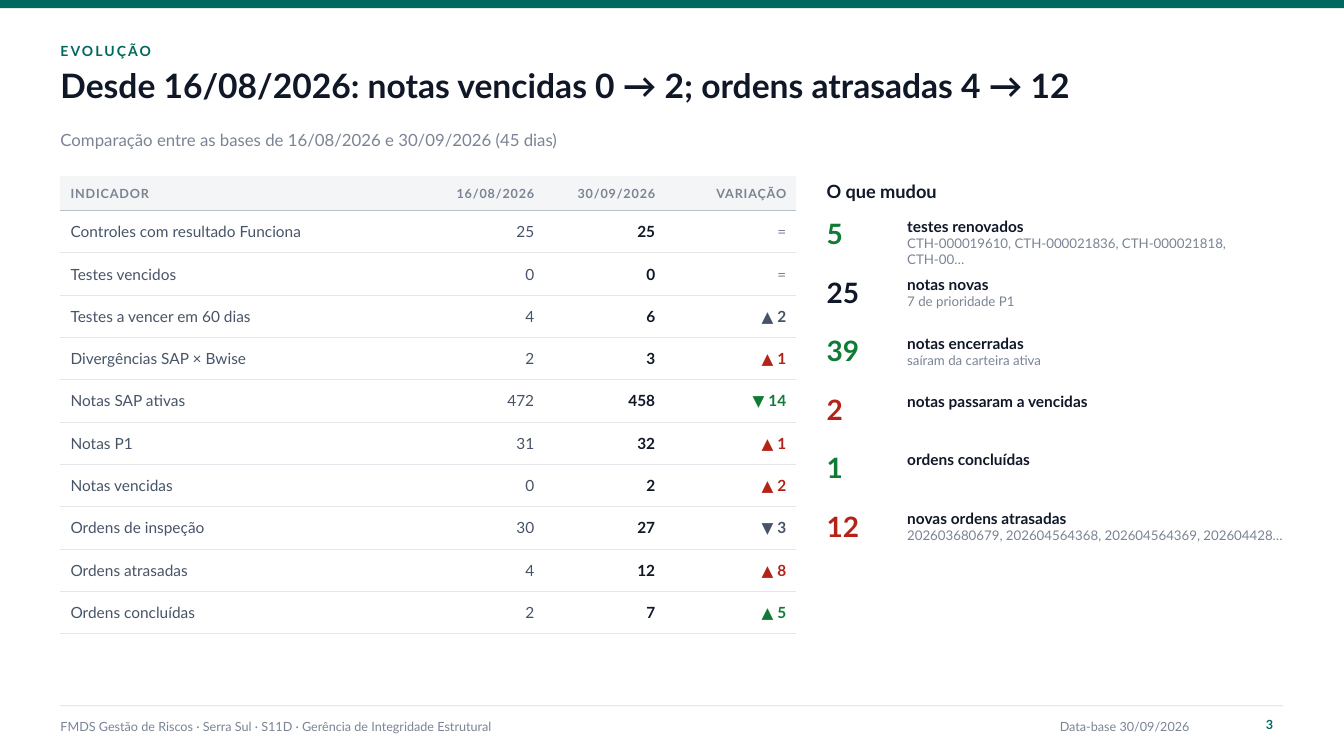
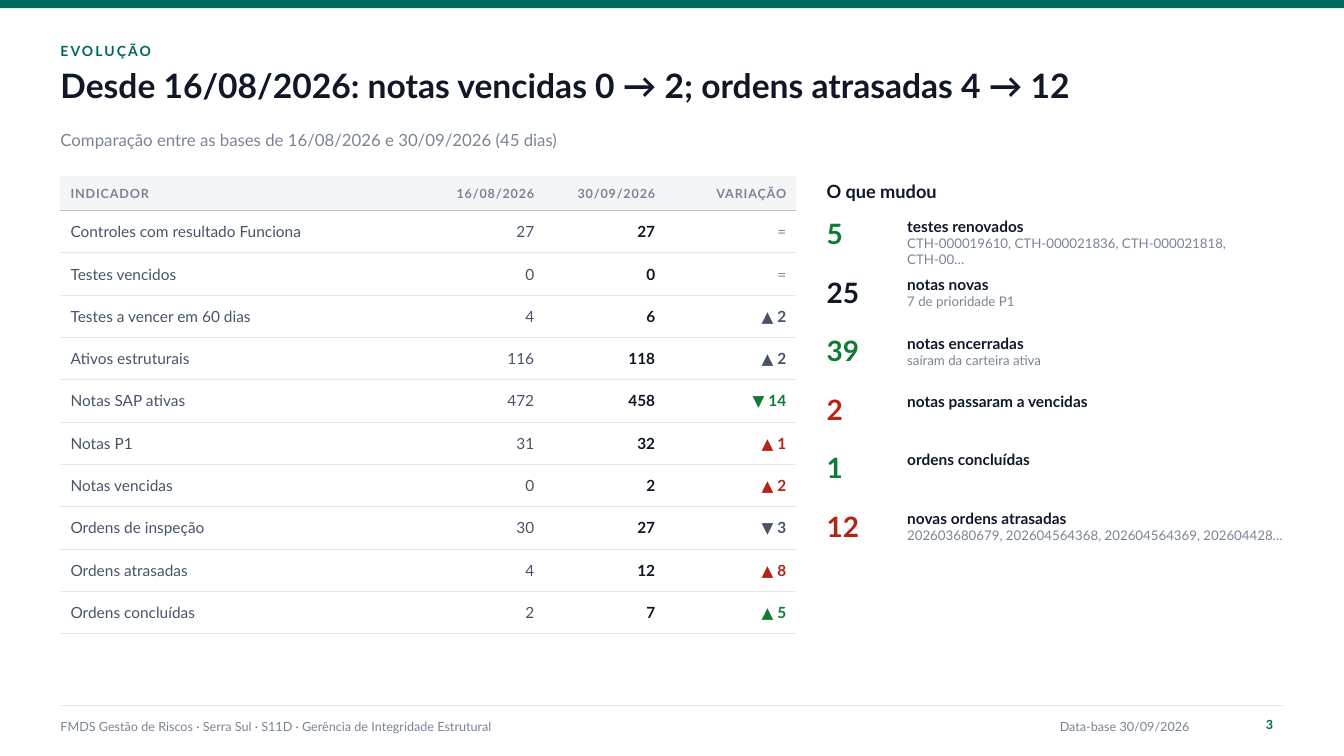
Before and after one commit to marcopcorrea50-sketch/plataforma-integridade, a slide deck: slide 3 of plataforma-integridade/projects/fmds-riscos/FMDS_Serra_Sul_2026-09-30.pptx. Drawn at 1344x756 pixels with LibreOffice and Linux fonts; fonts in the diff are those of the drawing. Boxes give left, top, right and bottom in pixels: in the first picture for what was removed or moved away, otherwise in the second. Text is boxed around its words. In the diff, an @@ line names an element or a change of style, - is before the commit and + after.

```diff
--- a/plataforma-integridade/projects/fmds-riscos/FMDS_Serra_Sul_2026-09-30.pptx
+++ b/plataforma-integridade/projects/fmds-riscos/FMDS_Serra_Sul_2026-09-30.pptx
@@ table at (60,176,797,622) @@
-row 2, column 2: 25
+row 2, column 2: 27
-row 2, column 3: 25
+row 2, column 3: 27
-row 5: Divergências SAP × Bwise | 2 | 3 | ▲ 1
+row 5: Ativos estruturais | 116 | 118 | ▲ 2
```
Also in this commit, not shown: 4 other slides changed, 2 other files.
